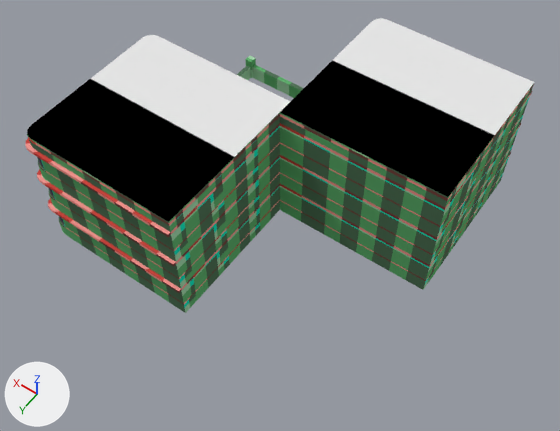
The Blender file Assets/Models/houses/house3/house3.blend as it was, and as the next commit left it.
Before and after are seen from a 50 mm lens placed at (-27.4, 34.3, 37.4), pointed at (-11.4, 11.9, 2.1). Arrows for +X, +Y and +Z are at lower left; the lights stay in place.

Names of what the first picture shows: 'house3'.
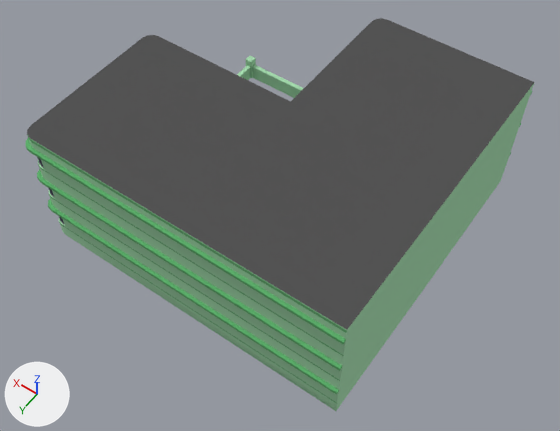
Scene script edits in JSON lines:
```json
{"block": "me_cube", "where": "# used by ob_house3; location = (0.0, 0.0, 0.0); rotation_euler = (-1.571, -3.142, 0.0), in degrees (-90, -180, 0)"}
{"op": "remove", "block": "me_cube", "code": "me_cube.from_pydata(...)  # 3263 vertices, 2580 faces; spans x 0.0..20.2, y 0.0..8.3, z 0.0..19.4"}
{"op": "add", "block": "me_cube", "code": "me_cube.from_pydata(...)  # 2818 vertices, 2130 faces; spans x 0.0..20.2, y 0.0..8.3, z 0.0..19.4"}
{"block": "me_cube", "change": "me_cube part 1: 455 vertices removed from x 1.2..20.2, y 0.0..8.3, z 0.0..19.4"}
{"block": "me_cube", "change": "me_cube part 2: 22 vertices added at x 20.1, y 0.0..8.3, z 19.2..19.4"}
{"block": "me_cube", "change": "me_cube part 3: 12 vertices removed from x 3.8..8.1, y 0.0..1.0, z 1.3..1.6"}
{"block": "me_cube", "change": "me_cube part 4: 1996 kept faces spanning x 0.0..20.2, y 0.0..8.3, z 0.0..19.4 get new texture (UV) coordinates"}
```

Pixel boxes [x1, y1, x2, y2] of what changed, in the pictures (560 x 431 px):
```json
{"object": "house3", "change": "reshaped", "before": [25, 18, 534, 313], "after": [25, 18, 534, 411], "on screen": "33% taller"}
{"part": 1, "of": "me_cube", "change": "deleted", "before": [27, 18, 534, 313]}
{"part": 2, "of": "me_cube", "change": "added", "after": [33, 39, 458, 411]}
{"part": 3, "of": "me_cube", "change": "deleted", "before": [252, 65, 304, 98], "on screen": "green"}
{"part": 4, "of": "me_cube", "change": "surface changed", "before": [25, 56, 532, 237], "after": [25, 56, 532, 237]}
```
